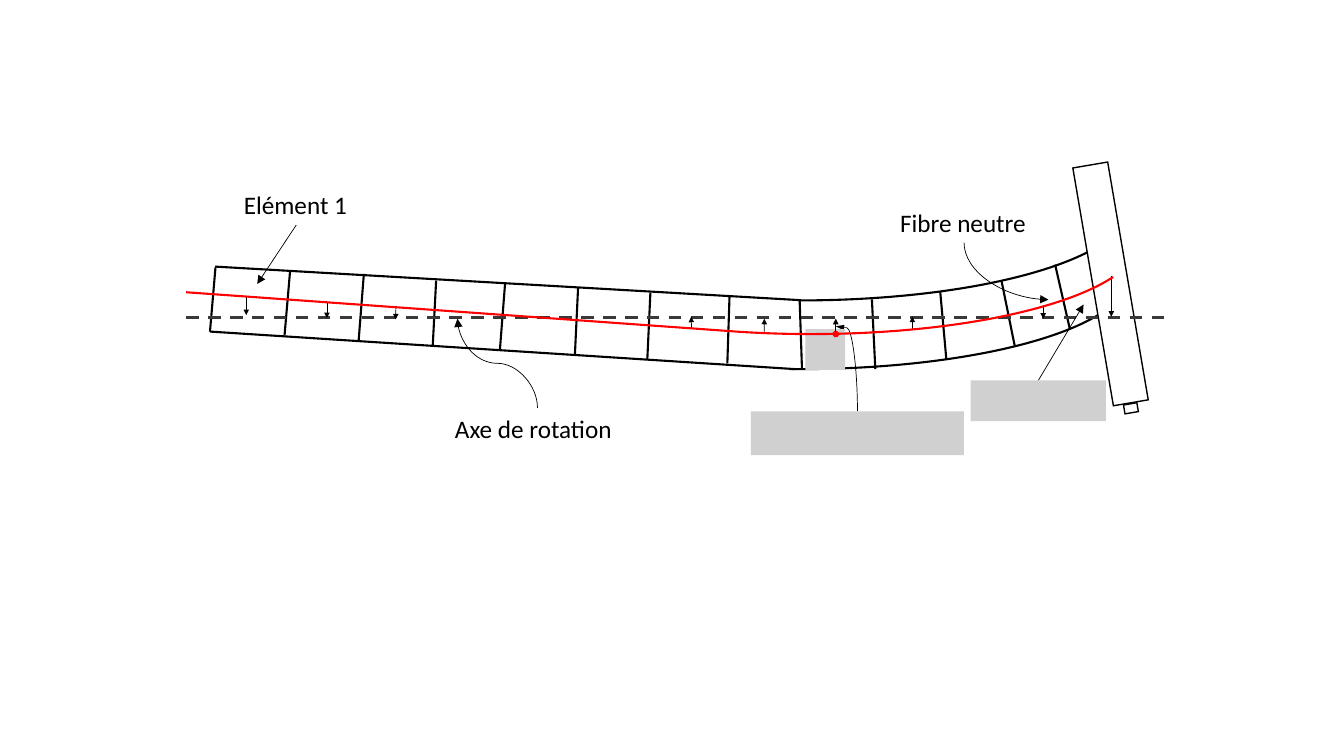
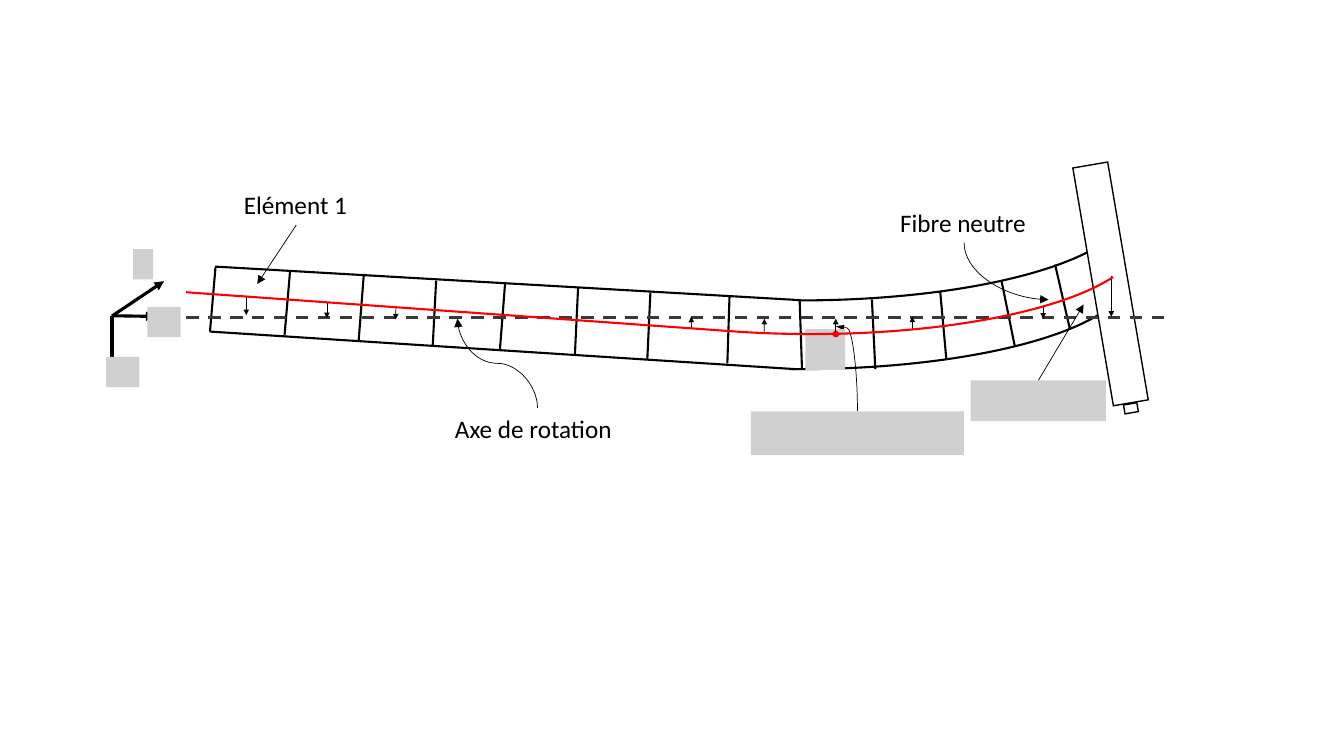
Before and after one commit to SilunZ/TheseME, a slide deck: slide 17 of CH3. modélisation du rotor/Figures/Figures.pptx. Drawn at 1344x756 pixels with LibreOffice and Linux fonts; fonts in the diff are those of the drawing; grey boxes stand for pictures. Boxes give left, top, right and bottom in pixels: in the first picture for what was removed or moved away, otherwise in the second. Text is boxed around its words. In the diff, an @@ line names an element or a change of style, - is before the commit and + after.

```diff
--- a/CH3. modélisation du rotor/Figures/Figures.pptx
+++ b/CH3. modélisation du rotor/Figures/Figures.pptx
@@ group added at bbox=[106, 249, 180, 387]: 3 arrows, 3 pictures @@
```
Also in this commit, not shown: 2 slides added, 2 slides removed, 8 other files.
